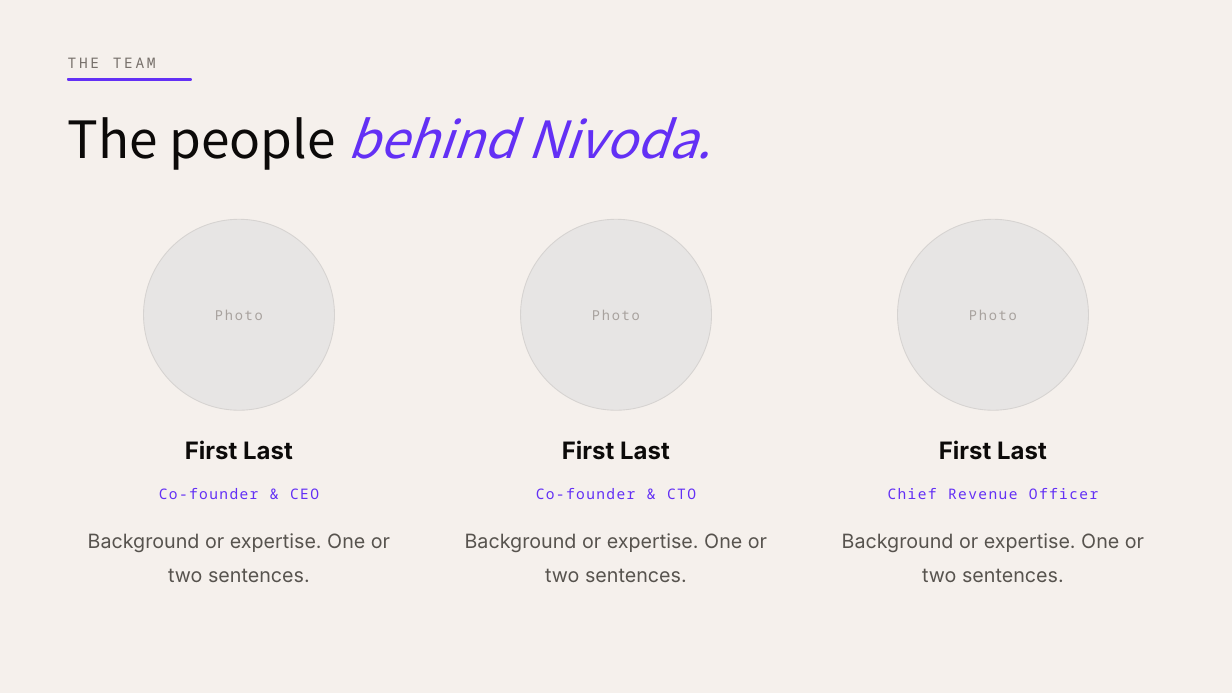
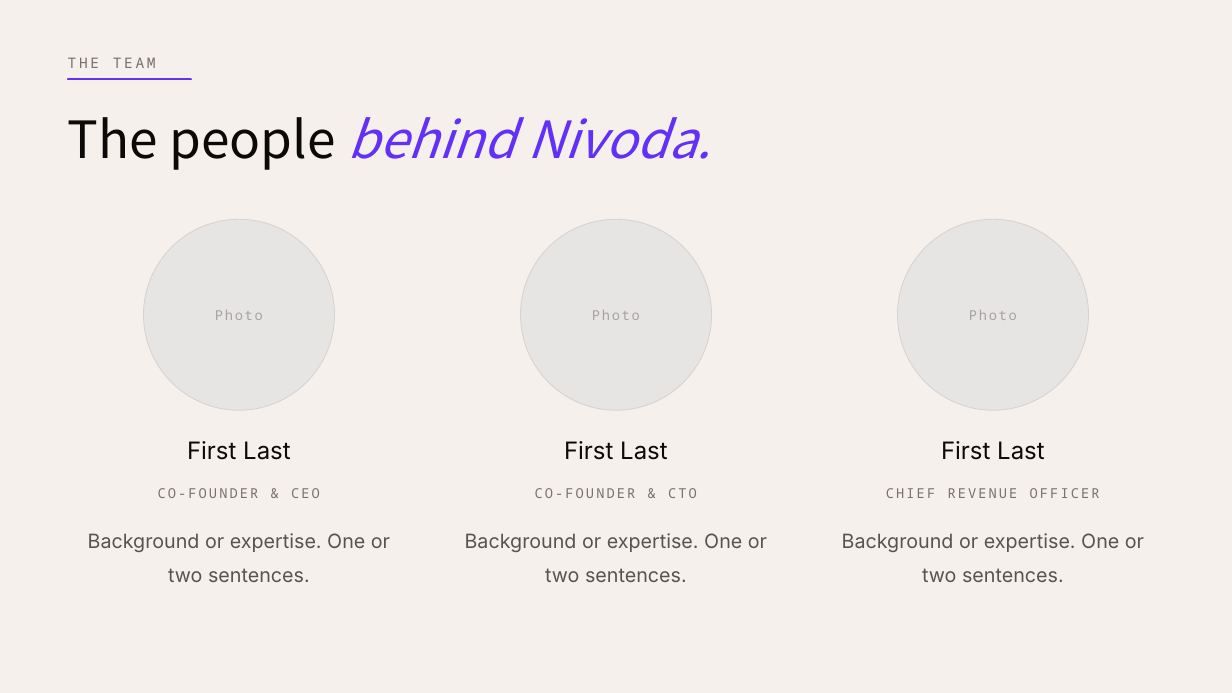
Before and after one commit to free-agent83/nivoda-brand, a slide deck: slide 14 of Nivoda-Brand-Template.pptx (slide 12 before the commit). Drawn at 1232x693 pixels with LibreOffice and Linux fonts; fonts in the diff are those of the drawing. Boxes give left, top, right and bottom in pixels: in the first picture for what was removed or moved away, otherwise in the second. Text is boxed around its words. In the diff, an @@ line names an element or a change of style, - is before the commit and + after.

```diff
--- a/Nivoda-Brand-Template.pptx
+++ b/Nivoda-Brand-Template.pptx
@@ bold off in 3 elements at (187,441,291,460), (564,441,668,460), (941,441,1045,460) @@
@@ text at (158,488,320,498): text changed; size 8.5 to 8 pt; text colour #6330F5 to #78716C @@
-Co-founder & CEO
+CO-FOUNDER & CEO
@@ text at (535,488,697,498): text changed; size 8.5 to 8 pt; text colour #6330F5 to #78716C @@
-Co-founder & CTO
+CO-FOUNDER & CTO
@@ text at (886,488,1100,498): text changed; size 8.5 to 8 pt; text colour #6330F5 to #78716C @@
-Chief Revenue Officer
+CHIEF REVENUE OFFICER
```
Also in this commit, not shown: 2 other slides changed, 5 slides added, 2 other files.
